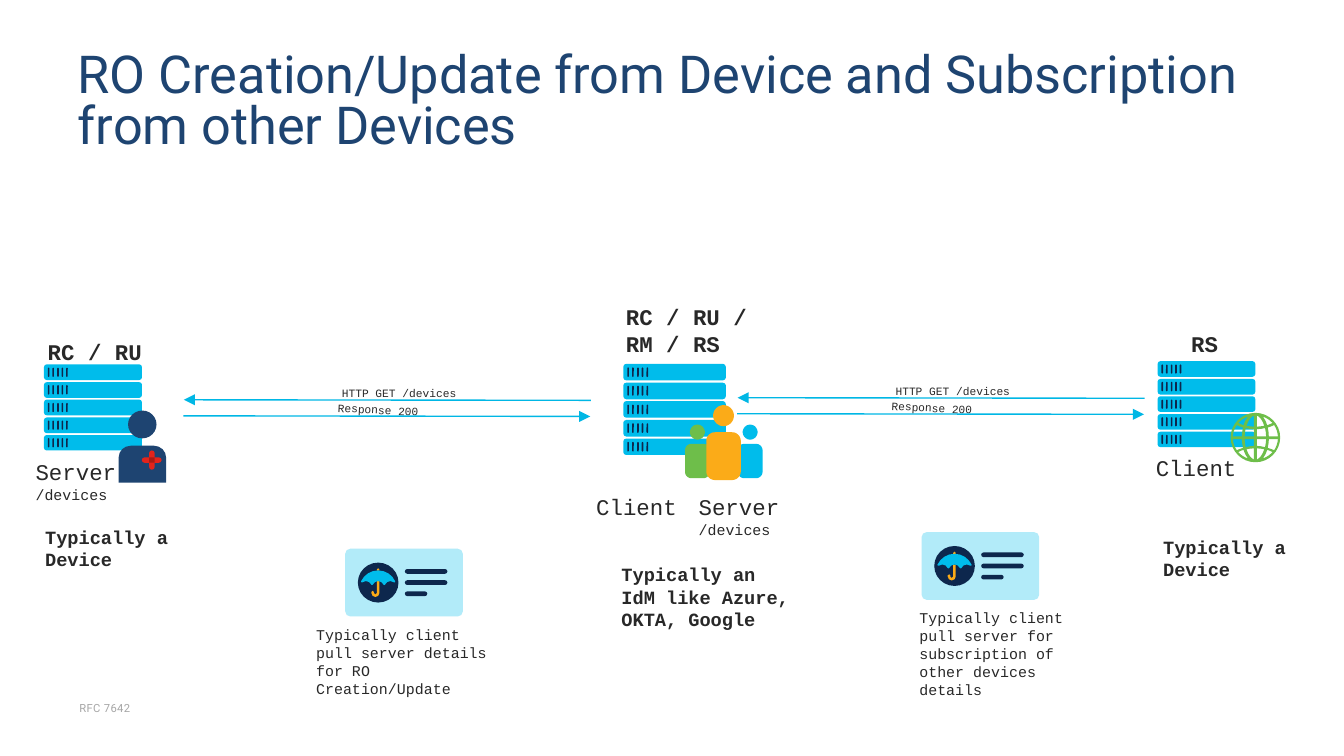
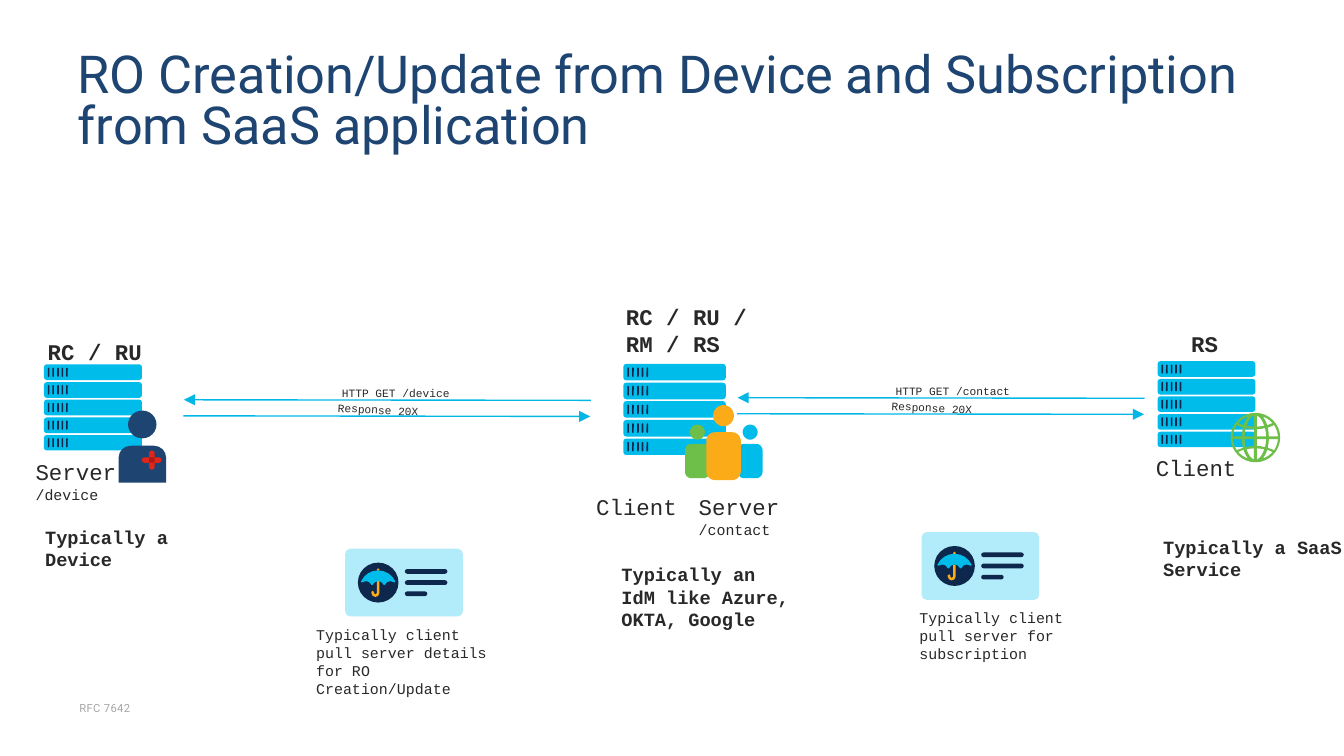
Before and after one commit to pamelatech/scim-use-case-revamp, a slide deck: slide 27 of SCIM_RFC_7642_13_Jun_2023.pptx (slide 28 before the commit). Drawn at 1344x756 pixels with LibreOffice and Linux fonts; fonts in the diff are those of the drawing. Boxes give left, top, right and bottom in pixels: in the first picture for what was removed or moved away, otherwise in the second. Text is boxed around its words. In the diff, an @@ line names an element or a change of style, - is before the commit and + after.

```diff
--- a/SCIM_RFC_7642_13_Jun_2023.pptx
+++ b/SCIM_RFC_7642_13_Jun_2023.pptx
@@ title at [78, 53, 1236, 155]: text changed @@
-RO Creation/Update from Device and Subscription from other Devices
+RO Creation/Update from Device and Subscription from SaaS application
@@ text at [342, 389, 449, 401]: text changed @@
-HTTP GET /devices
+HTTP GET /device
@@ text at [896, 387, 1010, 399]: text changed @@
-HTTP GET /devices
+HTTP GET /contact
@@ text at [338, 404, 418, 417]: text changed @@
-Response 200
+Response 20X
@@ text at [891, 402, 972, 415]: text changed @@
-Response 200
+Response 20X
@@ text at [36, 489, 99, 500]: text changed @@
-/devices
+/device
@@ text at [699, 524, 771, 535]: text changed @@
-/devices
+/contact
@@ text at [1163, 541, 1342, 576]: text changed @@
-Typically a Device
+Typically a SaaS Service
@@ text at [919, 612, 1063, 662]: text changed @@
-Typically client pull server for subscription of other devices details
+Typically client pull server for subscription
```
Also in this commit, not shown: 10 other slides changed, 4 slides added, 1 slide removed, 1 other file.
